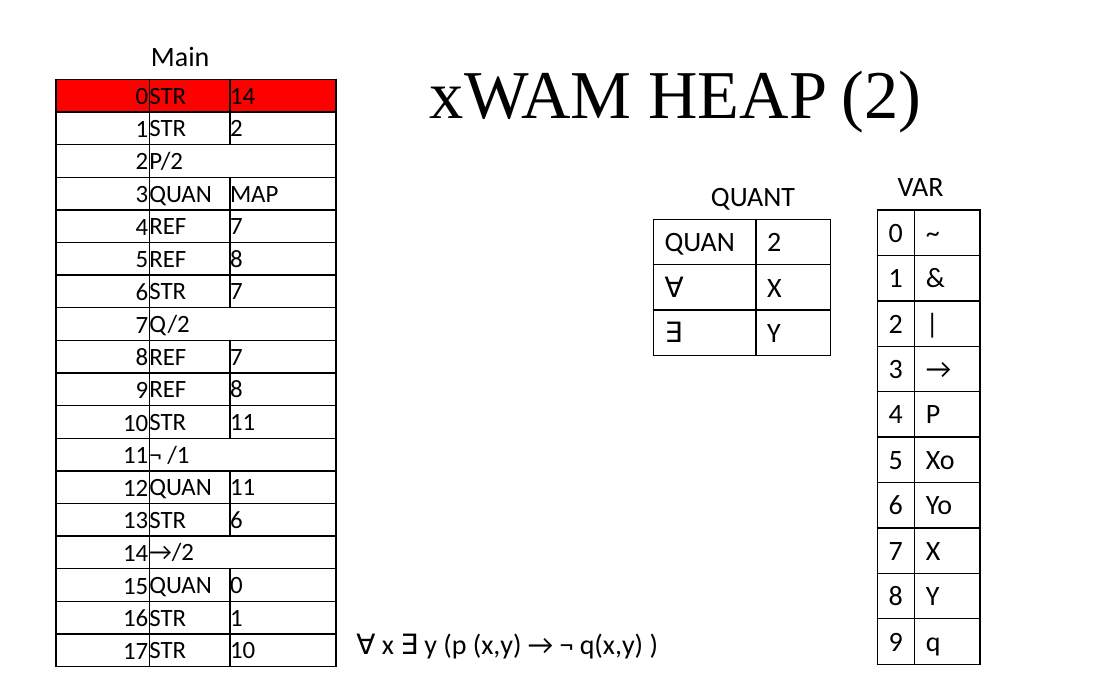
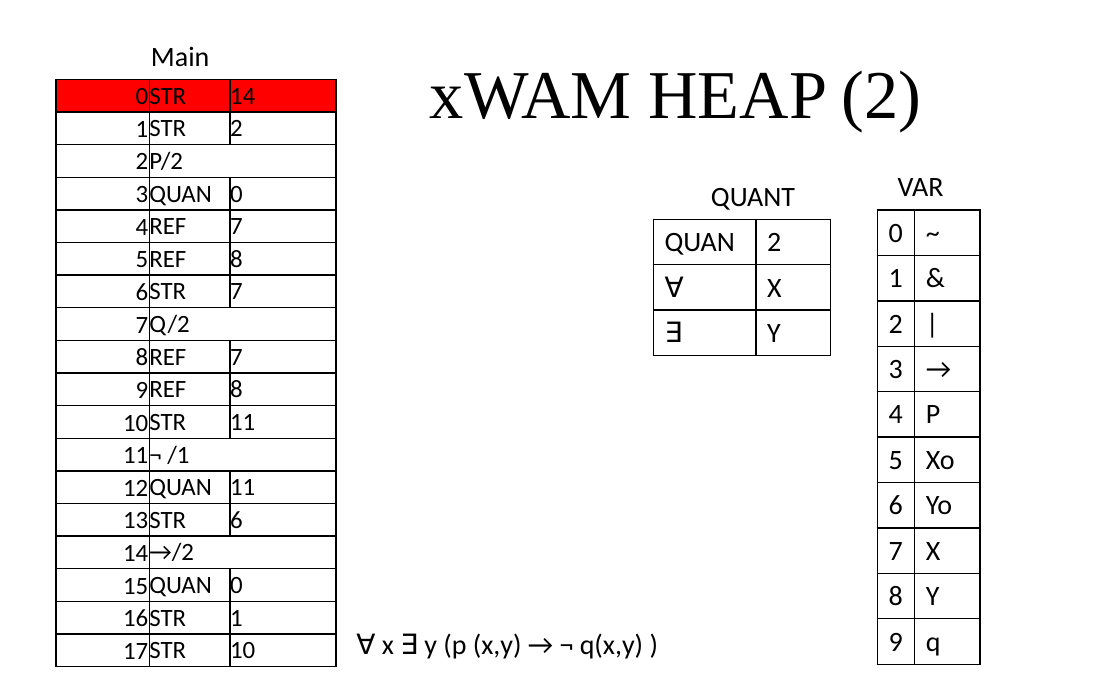
Before and after one commit to giang-rocker/logic, a slide deck: slide 15 of Report/SUY LUẬN TỰ NHIÊN.pptx (slide 14 before the commit). Drawn at 1120x700 pixels with LibreOffice and Linux fonts; fonts in the diff are those of the drawing. Boxes give left, top, right and bottom in pixels: in the first picture for what was removed or moved away, otherwise in the second. Text is boxed around its words. In the diff, an @@ line names an element or a change of style, - is before the commit and + after.

```diff
--- a/Report/SUY LUẬN TỰ NHIÊN.pptx
+++ b/Report/SUY LUẬN TỰ NHIÊN.pptx
@@ table at [56, 80, 336, 668] @@
-row 4, column 3: MAP
+row 4, column 3: 0
```
Also in this commit, not shown: 9 other slides changed, 9 slides added, 10 slides removed.
